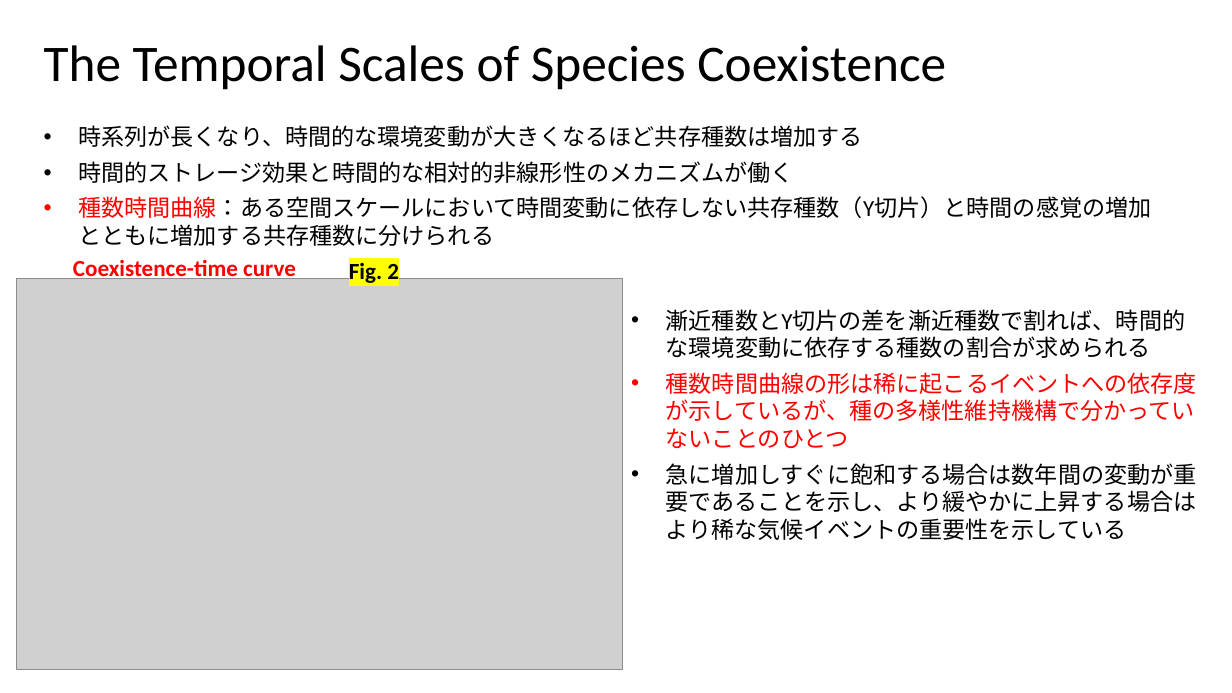
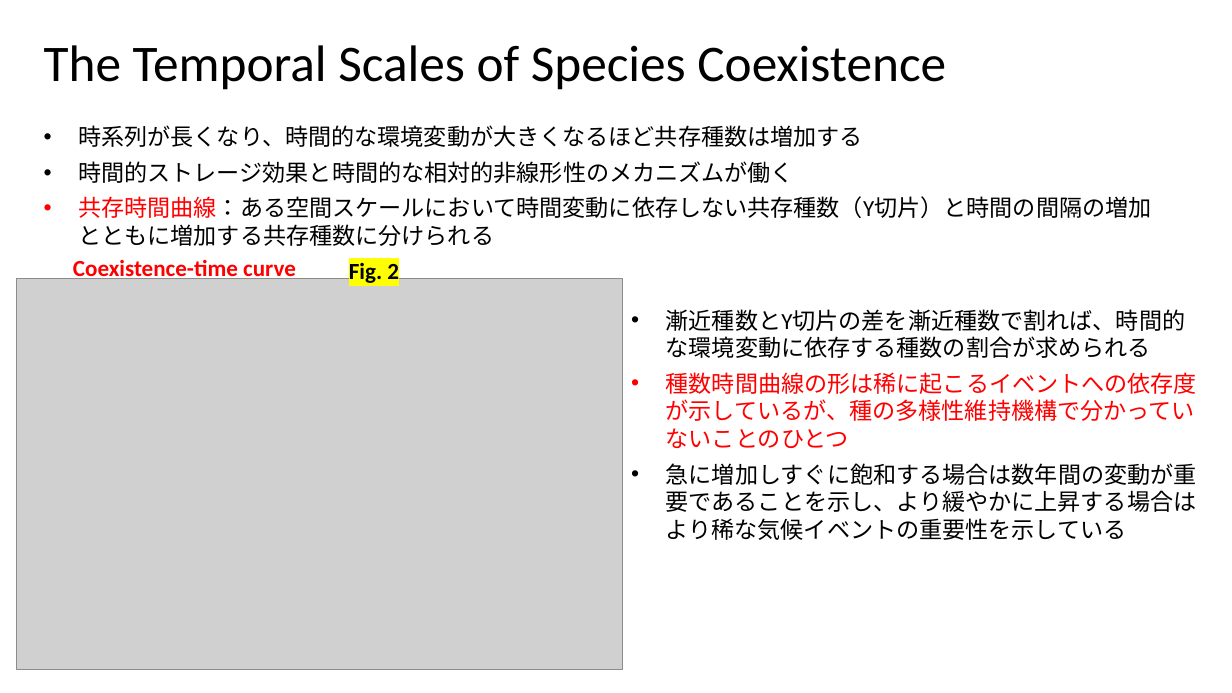
Before and after one commit to ShotaNishijima/UnsolvedEcology, a slide deck: slide 7 of Chapter12_nishijima.pptx. Drawn at 1232x693 pixels with LibreOffice and Linux fonts; fonts in the diff are those of the drawing; grey boxes stand for pictures. Boxes give left, top, right and bottom in pixels: in the first picture for what was removed or moved away, otherwise in the second. Text is boxed around its words. In the diff, an @@ line names an element or a change of style, - is before the commit and + after.

```diff
--- a/Chapter12_nishijima.pptx
+++ b/Chapter12_nishijima.pptx
@@ text at bbox=[78, 196, 1151, 246]: text changed @@
-• 種数時間曲線：ある空間スケールにおいて時間変動に依存しない共存種数（Y切片）と時間の感覚の増加とともに増加する共存種数に分けられる
+• 共存時間曲線：ある空間スケールにおいて時間変動に依存しない共存種数（Y切片）と時間の間隔の増加とともに増加する共存種数に分けられる
```
Also in this commit, not shown: 2 other slides changed, 1 other file.
